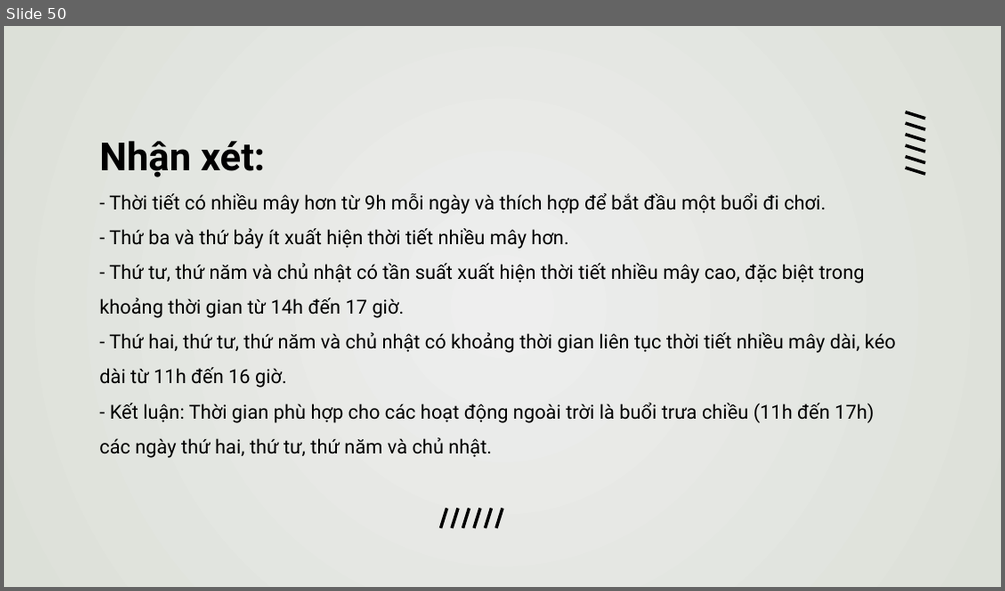
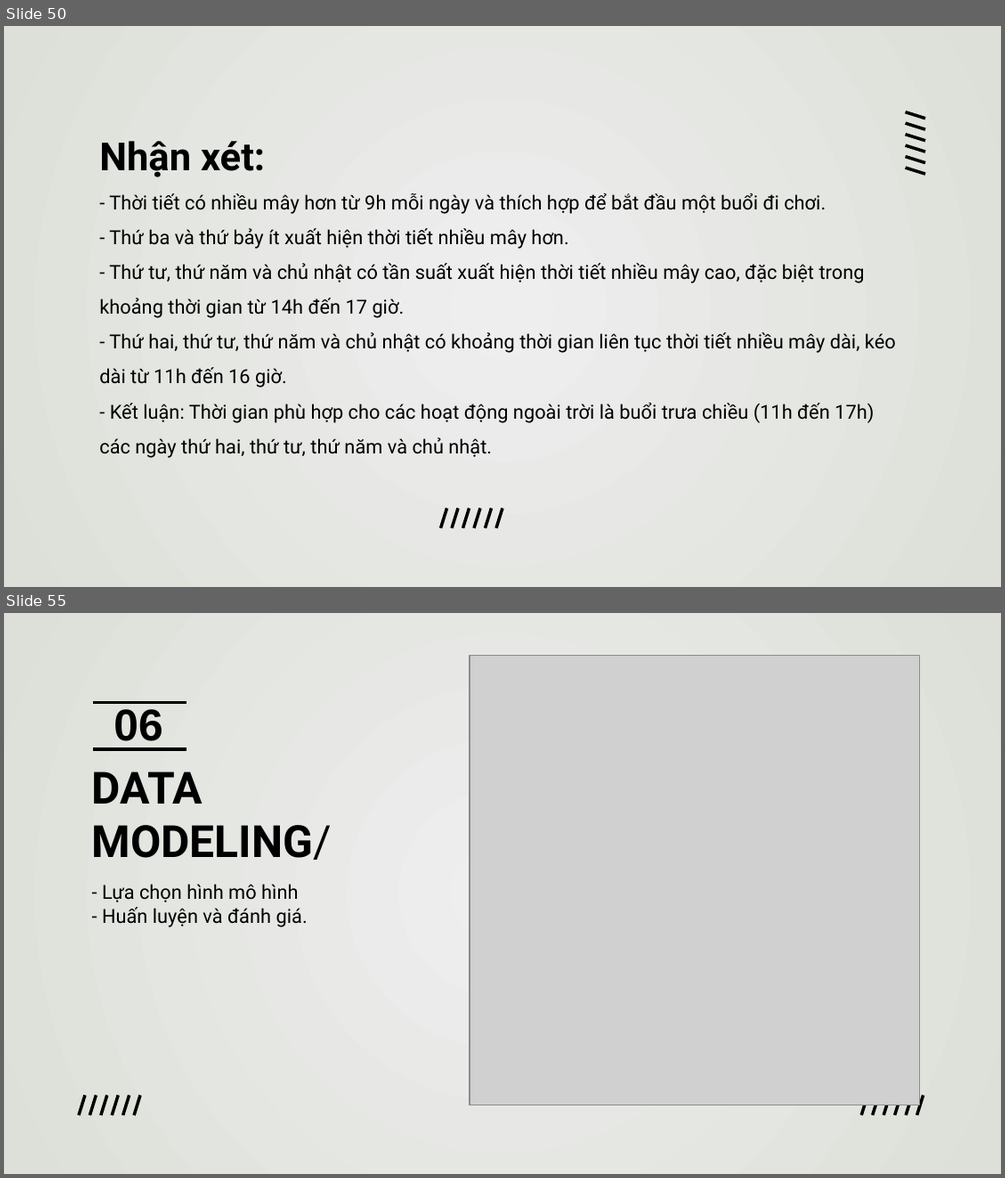
Before and after one commit to duongtanton/NP-KHDL-Gr9, a slide deck: group09.pptx. Shown one above the other, each under a label of ours: slide 50 before the commit, slides 50 and 55 after it; the slides between them are not shown. The pictures are 1005x591 and 1005x1178 pixels, drawn with LibreOffice and Linux fonts; fonts in the diff are those of the drawing; grey boxes stand for pictures. Boxes give left, top, right and bottom in pixels: in the first picture for what was removed or moved away, otherwise in the second. Text is boxed around its words. In the diff, an @@ line names an element or a change of style, - is before the commit and + after.

Commit message:
Update group09.pptx
Add question #6 and data modeling

```diff
--- a/group09.pptx
+++ b/group09.pptx
@@ slide 55 added at (x1=4, y1=613, x2=1001, y2=1174), background gradient #EEEEEE to #DCE0D8 @@
@@ picture added at (x1=469, y1=655, x2=919, y2=1104) @@
@@ line added from (93, 703) to (186, 703), #000000 2.25 pt @@
@@ text added at (x1=113, y1=709, x2=162, y2=750), 32 pt, text #000000, bold @@
+06
@@ title added at (x1=92, y1=771, x2=332, y2=860), 32 pt, text #000000, bold @@
+DATA MODELING/
@@ line added from (93, 749) to (186, 749), #000000 2.25 pt @@
@@ subtitle added at (x1=102, y1=884, x2=307, y2=927), 14 pt, text #000000 @@
+- Lựa chọn hình mô hình
+- Huấn luyện và đánh giá.
@@ group added at (x1=79, y1=1094, x2=140, y2=1115): 6 lines @@
@@ group added at (x1=861, y1=1094, x2=923, y2=1114): 6 lines @@
```
Also in this commit, not shown: 17 other slides added.
